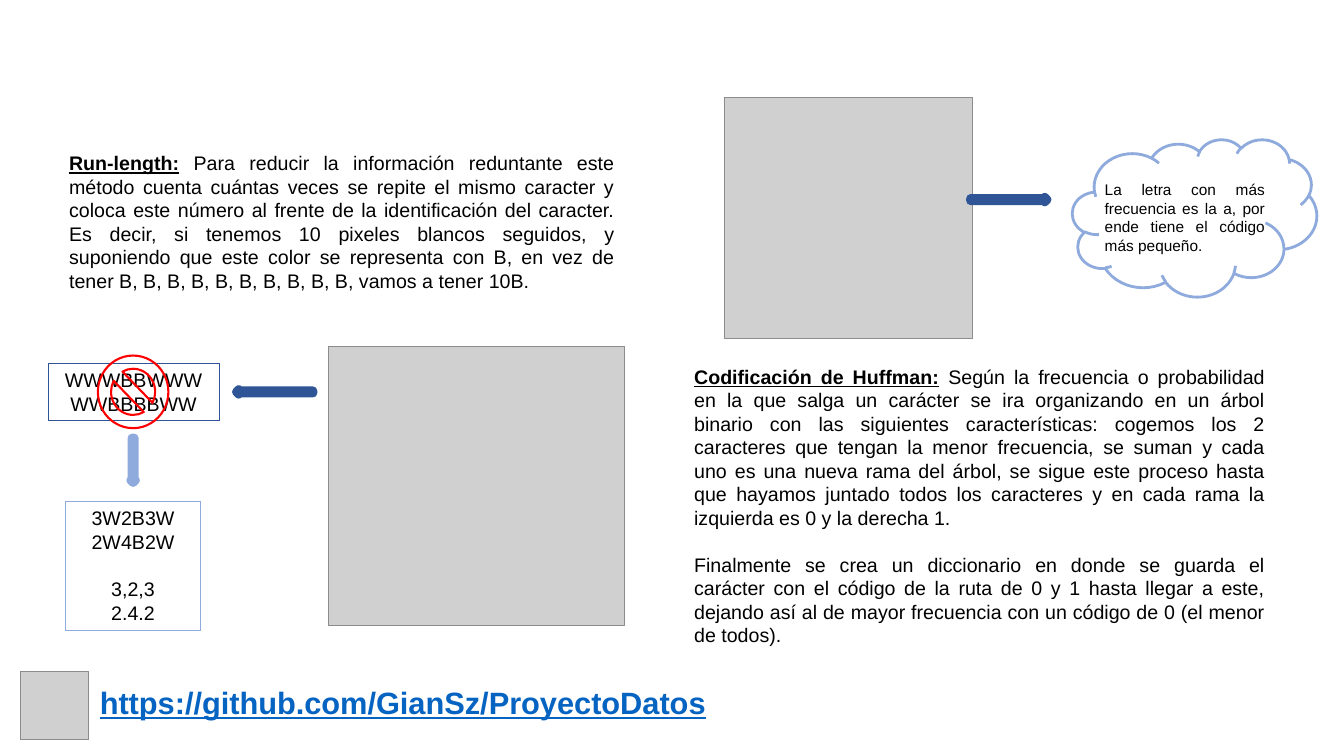
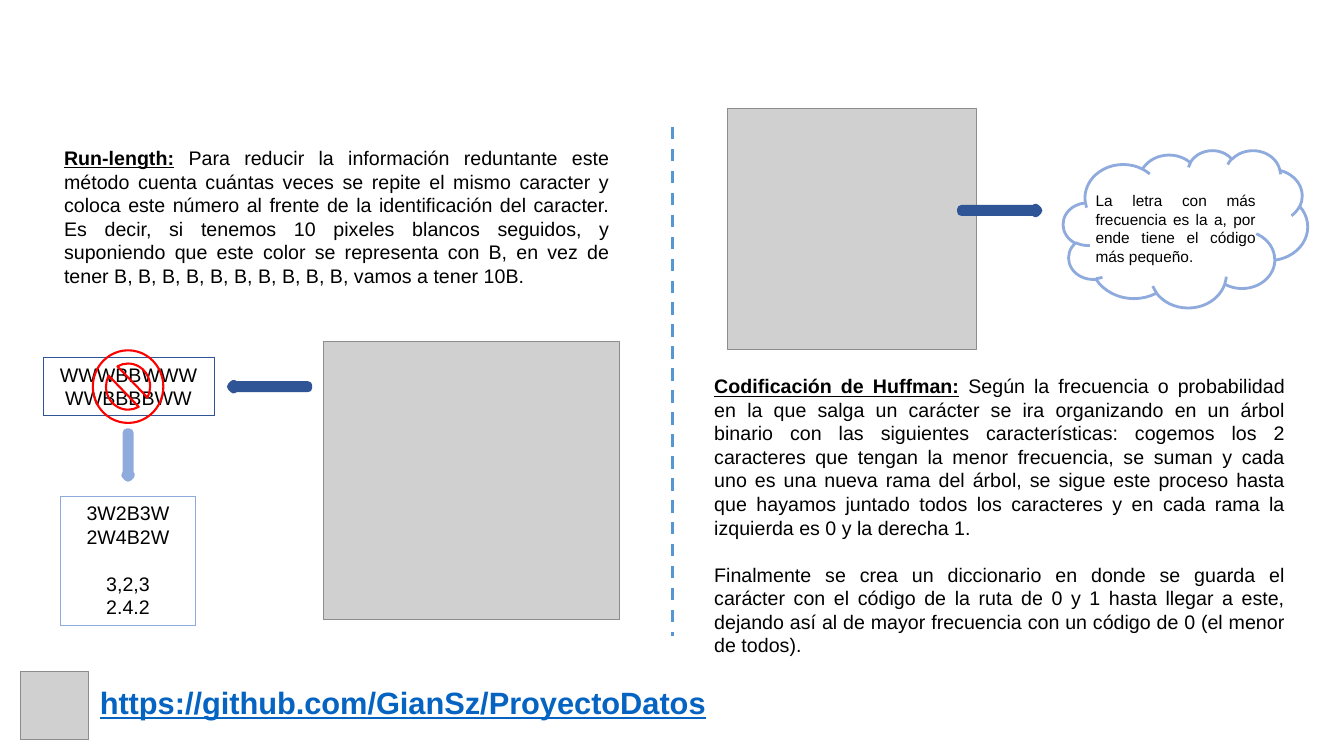
Before and after one commit to GianSz/ProyectoDatos, a slide deck: slide 5 of Presentacion/Presentación Proyecto.pptx. Drawn at 1344x756 pixels with LibreOffice and Linux fonts; fonts in the diff are those of the drawing; grey boxes stand for pictures; background and template pictures are left out. Boxes give left, top, right and bottom in pixels: in the first picture for what was removed or moved away, otherwise in the second. Text is boxed around its words. In the diff, an @@ line names an element or a change of style, - is before the commit and + after.

```diff
--- a/Presentacion/Presentación Proyecto.pptx
+++ b/Presentacion/Presentación Proyecto.pptx
@@ picture: place and size @@
-picture at [725,98,973,339]
+picture at [728,109,976,350]
@@ line added from (673, 127) to (673, 636), #5698D3 2.25 pt dashed @@
@@ 1 text, 1 right arrow, 1 cloud: place and size @@
-1 text, 1 right arrow, 1 cloud at [971,139,1317,296]
+1 text, 1 right arrow, 1 cloud at [962,150,1308,308]
@@ 2 rectangles, 1 picture, 1 text, 1 down arrow, 1 right arrow, 1 no-entry sign: place and size @@
-2 rectangles, 1 picture, 1 text, 1 down arrow, 1 right arrow, 1 no-entry sign at [48,155,625,630]
+2 rectangles, 1 picture, 1 text, 1 down arrow, 1 right arrow, 1 no-entry sign at [43,150,620,625]
@@ text "Codificación de Huffman: Según la ...": place and size @@
-text "Codificación de Huffman: Según la ..." at [694,369,1265,646]
+text "Codificación de Huffman: Según la ..." at [714,378,1285,653]
```
Also in this commit, not shown: 2 other slides changed.
